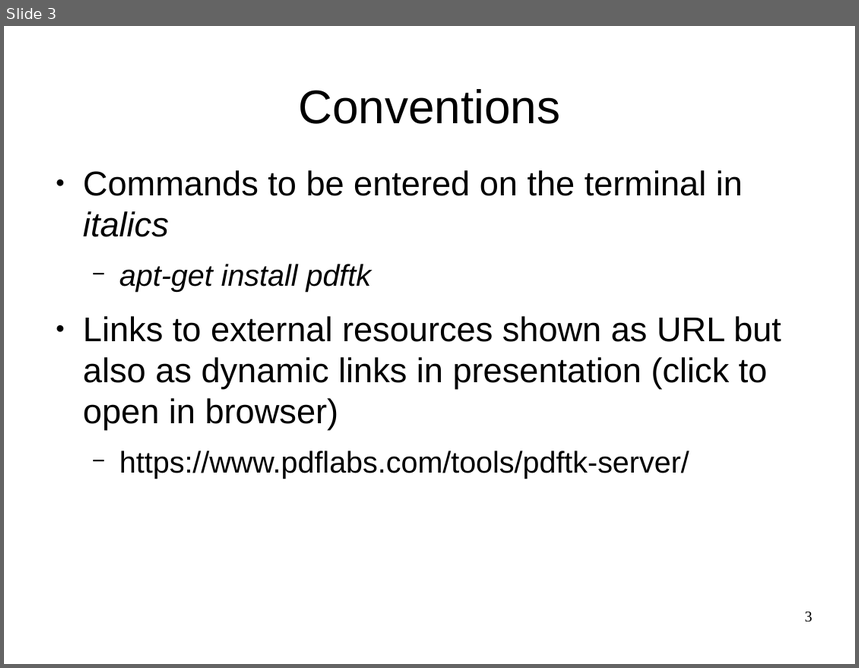
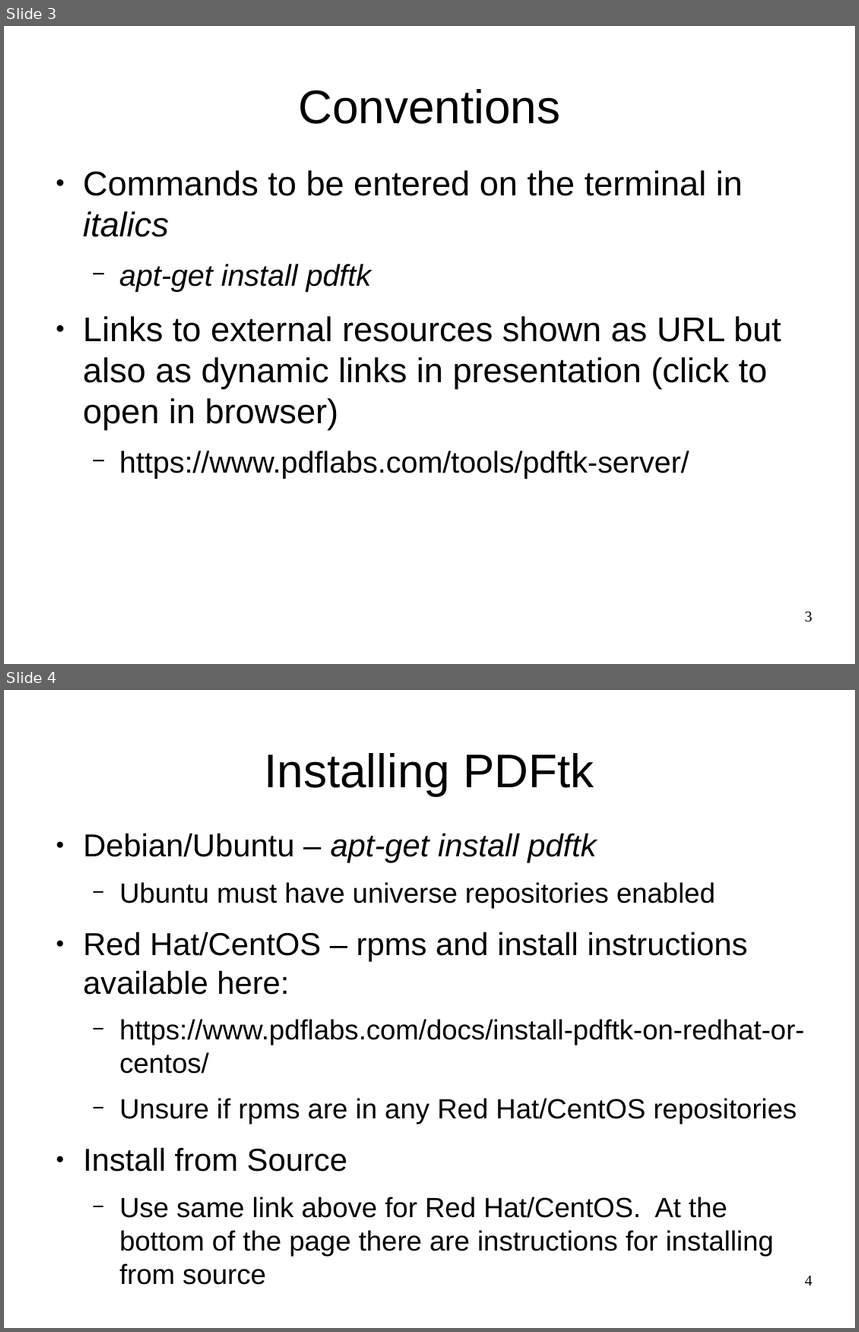
Before and after one commit to CLCLinux/pdftk, a slide deck: pdf_toolkit_pdftk.odp. Shown one above the other, each under a label of ours: slide 3 before the commit, slides 3 and 4 after it. The pictures are 859x668 and 859x1332 pixels, drawn with LibreOffice and Linux fonts; fonts in the diff are those of the drawing; background and template pictures are left out. Boxes give left, top, right and bottom in pixels: in the first picture for what was removed or moved away, otherwise in the second. Text is boxed around its words. In the diff, an @@ line names an element or a change of style, - is before the commit and + after.

Commit message:
added install slide that was somehow deleted.  Removed redundant line from commands.txt and removed modification to form-data.fdf.

```diff
--- a/pdf_toolkit_pdftk.odp
+++ b/pdf_toolkit_pdftk.odp
@@ slide 4 added at [4,690,855,1328], background #FFFFFF @@
@@ title added at [264,753,594,796], 44 pt, text #000000 @@
+Installing PDFtk
@@ text added at [83,833,805,1257], 25.9 pt, text #000000 @@
+● Debian/Ubuntu – apt-get install pdftk
+  − Ubuntu must have universe repositories enabled
+● Red Hat/CentOS – rpms and install instructions available here:
+  − https://www.pdflabs.com/docs/install-pdftk-on-redhat-or-centos/
+  − Unsure if rpms are in any Red Hat/CentOS repositories
+● Install from Source
+  − Use same link above for Red Hat/CentOS. At the bottom of the page there are instructions for installing from source
@@ page number added at [805,1276,813,1286], 14 pt, text #000000 @@
+4
```
Also in this commit, not shown: 2 other files.
